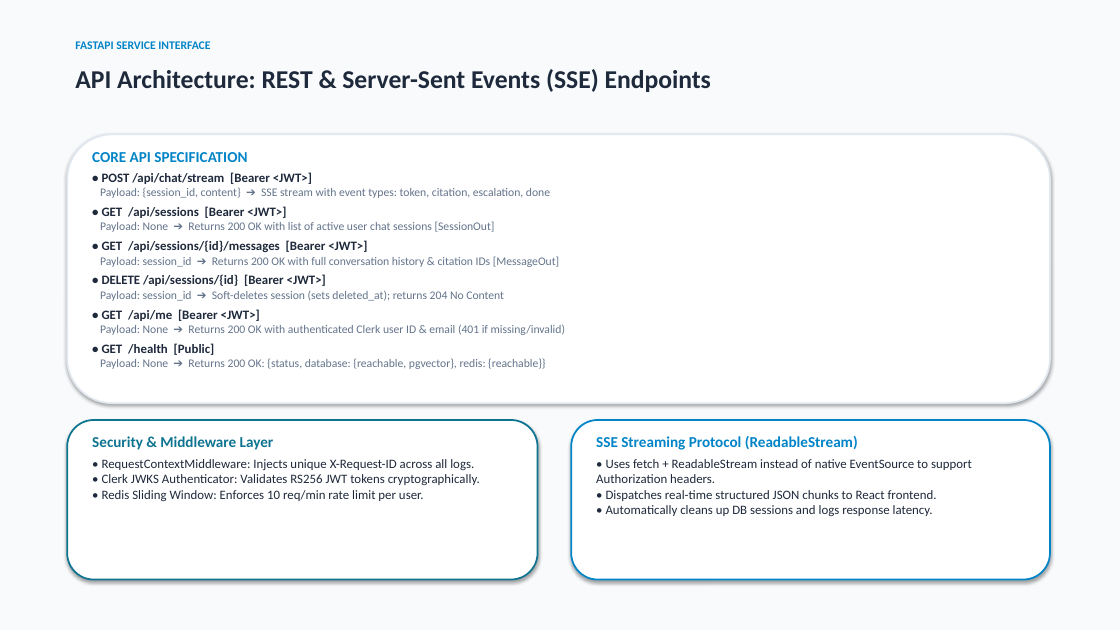
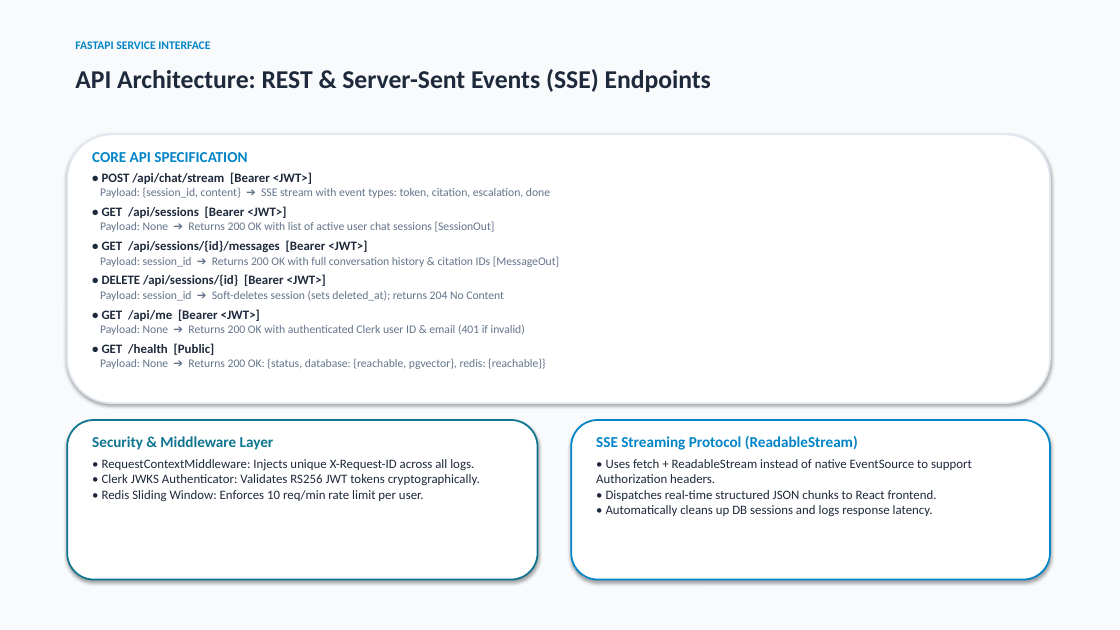
Before and after one commit to Shardul9999/Health_Assistant, a slide deck: slide 9 of docs/Health_Assistant_Evaluation.pptx (slide 6 before the commit). Drawn at 1120x630 pixels with LibreOffice and Linux fonts; fonts in the diff are those of the drawing. Boxes give left, top, right and bottom in pixels: in the first picture for what was removed or moved away, otherwise in the second. Text is boxed around its words. In the diff, an @@ line names an element or a change of style, - is before the commit and + after.

```diff
--- a/docs/Health_Assistant_Evaluation.pptx
+++ b/docs/Health_Assistant_Evaluation.pptx
@@ text at <box>100,324,525,335</box>: text changed @@
-Payload: None ➔ Returns 200 OK with authenticated Clerk user ID & email (401 if missing/invalid)
+Payload: None ➔ Returns 200 OK with authenticated Clerk user ID & email (401 if invalid)
```
Also in this commit, not shown: 12 other slides changed, 3 slides added, 2 other files.
